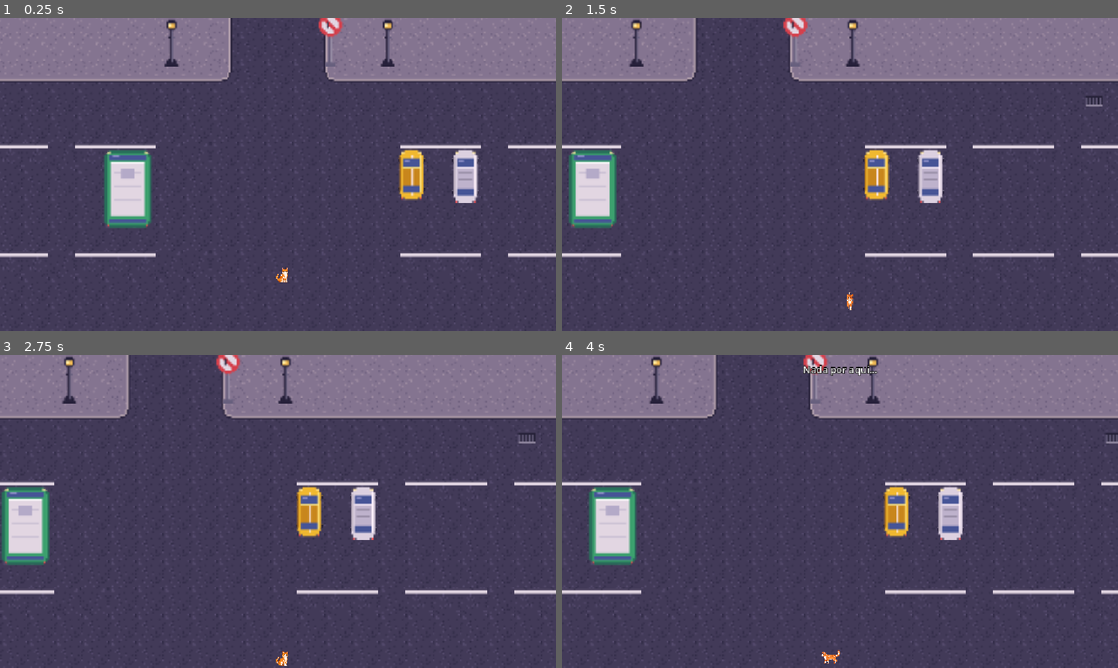
Above: before the commit, frames 1-4 (two rows, left to right).
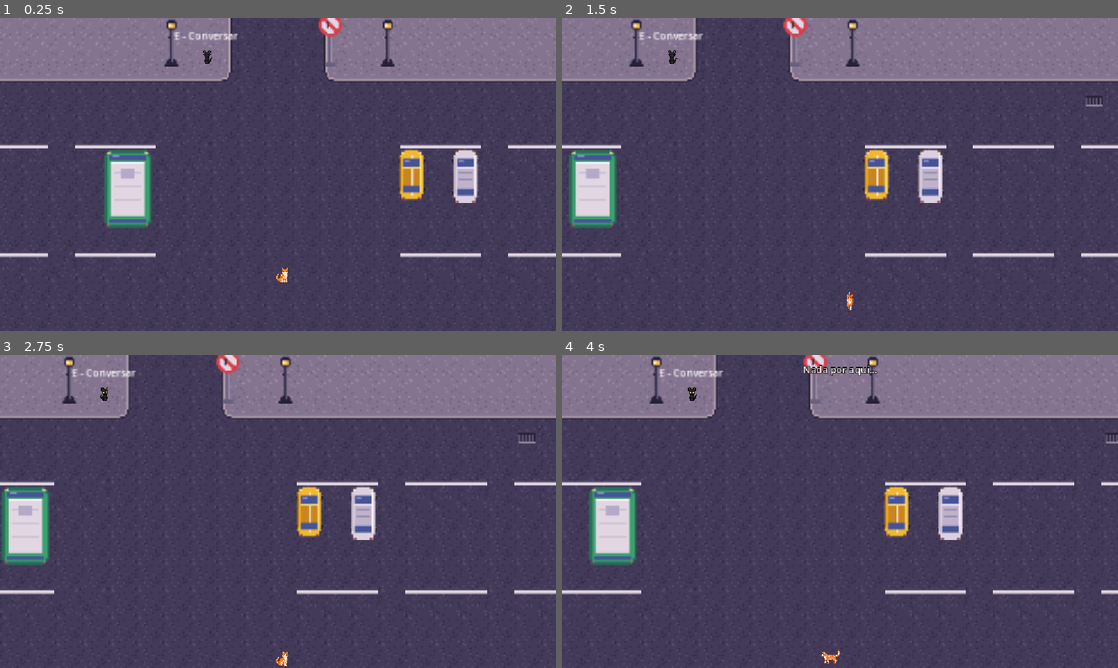
Above: after the commit, the same moments.

Repository: kauanylima-sys/JogoGatoCerveja
Game: Godot game, scene res://fase_02.tscn
Two runs of this game, one before a commit and one after it. Both use one fixed random seed, a clock stepped at 60 frames per second and the inputs below. This scene is started directly instead of the project's main scene.
Inputs (mouse positions are in pixels of both pictures, inside the frame that each line leads up to):
- Up to frame 1 (0.25 s): no input
- Up to frame 2 (1.5 s): tap Enter (ui_accept) at 0.5, 0.77 s; move the mouse to (962, 158) at 0.52 s; hold Right 0.53-1.28 s; tap S (sul) at 0.6 s; move the mouse to (728, 190) at 1.27 s; hold Down from 1.28 s (still down); tap Shift (correr) at 1.35 s
- Up to frame 3 (2.75 s): tap Enter (ui_accept) at 1.52 s; tap S (sul) at 1.55, 2.3 s; move the mouse to (333, 442) at 2.02 s; release Down at 2.03 s; hold Right from 2.03 s (still down); hold E (interagir) from 2.03 s (still down)
- Up to frame 4 (4 s): tap Enter (ui_accept) at 2.75, 3.02, 3.77 s; move the mouse to (812, 574) at 2.77 s; release Right at 2.78 s; release E (interagir) at 2.78 s; hold Up 2.78-3.53 s; tap D (leste) at 2.85 s; tap S (sul) at 3.05, 3.8 s; move the mouse to (1006, 558) at 3.52 s; hold Left from 3.53 s (still down); tap W (norte) at 3.6 s

The runs differ from the first frame. In frame 1, 0.2% of the frame differs, in the area x 31-43%, y 4-15%; in frame 2, 0.2%, in the area x 13-26%, y 4-15%; in frame 3, 0.2%; in frame 4, 0.2%.

Commit message:
personagem amora

Diff:
--- /dev/null
+++ b/jogo/amora.tscn
@@ -0,0 +1,109 @@
+[gd_scene format=3 uid="uid://g5s4ap6h44ab"]
+
+[ext_resource type="Texture2D" uid="uid://rra83o5uyajl" path="res://assets/sprite_pack_amora/paradaFrente.png" id="1_5o0xd"]
+[ext_resource type="Texture2D" uid="uid://db4swhvqjo200" path="res://assets/sprite_pack_tico/sit/tico_sit.png" id="2_x0y0t"]
+[ext_resource type="Texture2D" uid="uid://hlvpc7q5oyv3" path="res://assets/sprite_pack_tico/sleep/tico_sleep.png" id="3_vdqio"]
+
+[sub_resource type="AtlasTexture" id="AtlasTexture_k0pua"]
+atlas = ExtResource("1_5o0xd")
+region = Rect2(0, 0, 541, 727)
+
+[sub_resource type="AtlasTexture" id="AtlasTexture_sayel"]
+atlas = ExtResource("1_5o0xd")
+region = Rect2(541, 0, 541, 727)
+
+[sub_resource type="AtlasTexture" id="AtlasTexture_vmhfy"]
+atlas = ExtResource("1_5o0xd")
+region = Rect2(1082, 0, 541, 727)
+
+[sub_resource type="AtlasTexture" id="AtlasTexture_pu7qw"]
+atlas = ExtResource("1_5o0xd")
+region = Rect2(1623, 0, 541, 727)
+
+[sub_resource type="AtlasTexture" id="AtlasTexture_ffspm"]
+atlas = ExtResource("2_x0y0t")
+region = Rect2(32, 0, 32, 32)
+
+[sub_resource type="AtlasTexture" id="AtlasTexture_023sg"]
+atlas = ExtResource("3_vdqio")
+region = Rect2(32, 0, 32, 32)
+
+[sub_resource type="AtlasTexture" id="AtlasTexture_eywkr"]
+atlas = ExtResource("3_vdqio")
+region = Rect2(64, 0, 32, 32)
+
+[sub_resource type="SpriteFrames" id="SpriteFrames_1p3kp"]
+animations = [{
+"frames": [{
+"duration": 1.0,
+"texture": SubResource("AtlasTexture_k0pua")
+}, {
+"duration": 1.0,
+"texture": SubResource("AtlasTexture_sayel")
+}, {
+"duration": 1.0,
+"texture": SubResource("AtlasTexture_vmhfy")
+}, {
+"duration": 1.0,
+"texture": SubResource("AtlasTexture_pu7qw")
+}],
+"loop": 1,
+"name": &"idle",
+"speed": 4.0
+}, {
+"frames": [{
+"duration": 1.0,
+"texture": SubResource("AtlasTexture_ffspm")
+}],
+"loop": 0,
+"name": &"sit",
+"speed": 5.0
+}, {
+"frames": [{
+"duration": 5.0,
+"texture": SubResource("AtlasTexture_023sg")
+}, {
+"duration": 5.0,
+"texture": SubResource("AtlasTexture_eywkr")
+}],
+"loop": 1,
+"name": &"sleep",
+"speed": 5.0
+}]
+
+[sub_resource type="CapsuleShape2D" id="CapsuleShape2D_wncnm"]
+radius = 3.0
+height = 8.0
+
+[sub_resource type="CircleShape2D" id="CircleShape2D_7o861"]
+radius = 24.020824
+
+[node name="amora" type="CharacterBody2D" unique_id=2040397923]
+
+[node name="AnimatedSprite2D" type="AnimatedSprite2D" parent="." unique_id=2050055162]
+position = Vector2(-1.9999995, -2)
+scale = Vector2(0.018052867, 0.01879614)
+sprite_frames = SubResource("SpriteFrames_1p3kp")
+animation = &"idle"
+autoplay = "idle"
+
+[node name="CollisionShape2D" type="CollisionShape2D" parent="." unique_id=609518772]
+position = Vector2(-2, -2)
+shape = SubResource("CapsuleShape2D_wncnm")
+
+[node name="areaInteracao" type="Area2D" parent="." unique_id=1100995074]
+
+[node name="CollisionShape2D" type="CollisionShape2D" parent="areaInteracao" unique_id=1929787156]
+position = Vector2(-2, -2)
+shape = SubResource("CircleShape2D_7o861")
+
+[node name="AvisoInteracao" type="Label" parent="." unique_id=115793321]
+offset_left = -33.0
+offset_top = -19.0
+offset_right = 69.0
+offset_bottom = 4.0
+scale = Vector2(0.6, 0.6)
+theme_override_colors/font_color = Color(1, 1, 1, 1)
+theme_override_font_sizes/font_size = 10
+text = "E - Conversar"
+horizontal_alignment = 1
--- a/jogo/fase_02.tscn
+++ b/jogo/fase_02.tscn
@@ -4,8 +4,8 @@
 [ext_resource type="Script" uid="uid://cnrmt1d1sku78" path="res://fase_02.gd" id="1_dxhdy"]
 [ext_resource type="Texture2D" uid="uid://321n6qr6wpsd" path="res://assets/sprite_pack_city/3_blocos_construcao/tileset_chao_ruas.png" id="1_lruuj"]
 [ext_resource type="Texture2D" uid="uid://bsf2o6kotq2bx" path="res://assets/sprite_pack_city/2_elementos_decorativos/decoracoes_fase1_grade16.png" id="3_dxhdy"]
+[ext_resource type="PackedScene" uid="uid://g5s4ap6h44ab" path="res://amora.tscn" id="5_4qlj5"]
 [ext_resource type="PackedScene" uid="uid://cvfyopjw5ika1" path="res://cerveja.tscn" id="5_vad0t"]
-[ext_resource type="PackedScene" uid="uid://cyow4rvd1rf6l" path="res://tico.tscn" id="6_4qlj5"]
 
 [sub_resource type="TileSetAtlasSource" id="TileSetAtlasSource_4qlj5"]
 texture = ExtResource("1_lruuj")
@@ -386,6 +386,9 @@
 [node name="cerveja" parent="." unique_id=98638339 instance=ExtResource("5_vad0t")]
 position = Vector2(601, 184)
 
+[node name="amora" parent="." unique_id=2040397923 instance=ExtResource("5_4qlj5")]
+position = Vector2(561, 60)
+
 [node name="decoracoesBaixo" type="TileMapLayer" parent="." unique_id=1509843612]
 z_index = 1
 tile_map_data = PackedByteArray("AAAiAPr/AAAFAAYAAAAiAPv/AAAFAAcAAAAiAPz/AAAFAAgAAAAiAP3/AAAFAAkAAAAjAPr/AAAGAAYAAAAjAP …(4992 unchanged characters)…
@@ -414,6 +417,3 @@
 [node name="baixo" type="CollisionShape2D" parent="limitesMapa" unique_id=442426596]
 position = Vector2(104, 96)
 shape = SubResource("SegmentShape2D_dxhdy")
-
-[node name="tico" parent="." unique_id=1120312552 instance=ExtResource("6_4qlj5")]
-position = Vector2(639, 24)
Binary file added: jogo/assets/sprite_pack_amora/Imagem do ChatGPT 28 de nov. de 2026, 13_43_13-4.png
Not shown, added: jogo/assets/sprite_pack_amora/Imagem do ChatGPT 28 de nov. de 2026, 13_43_13-4.png.import
Binary file added: jogo/assets/sprite_pack_amora/Imagem do ChatGPT 28 de nov. de 2026, 13_43_14-5.png
Not shown, added: jogo/assets/sprite_pack_amora/Imagem do ChatGPT 28 de nov. de 2026, 13_43_14-5.png.import
Binary file added: jogo/assets/sprite_pack_amora/Imagem do ChatGPT 28 de nov. de 2026, 13_43_15-6.png
Not shown, added: jogo/assets/sprite_pack_amora/Imagem do ChatGPT 28 de nov. de 2026, 13_43_15-6.png.import
Binary file added: jogo/assets/sprite_pack_amora/Imagem do ChatGPT 28 de nov. de 2026, 13_43_15-7.png
Not shown, added: jogo/assets/sprite_pack_amora/Imagem do ChatGPT 28 de nov. de 2026, 13_43_15-7.png.import
Binary file added: jogo/assets/sprite_pack_amora/Imagem do ChatGPT 28 de nov. de 2026, 13_43_16-8.png
Not shown, added: jogo/assets/sprite_pack_amora/Imagem do ChatGPT 28 de nov. de 2026, 13_43_16-8.png.import
Binary file added: jogo/assets/sprite_pack_amora/Imagem do ChatGPT 28 de nov. de 2026, 13_43_17-10.png
Not shown, added: jogo/assets/sprite_pack_amora/Imagem do ChatGPT 28 de nov. de 2026, 13_43_17-10.png.import
(and 8 more such lines)
